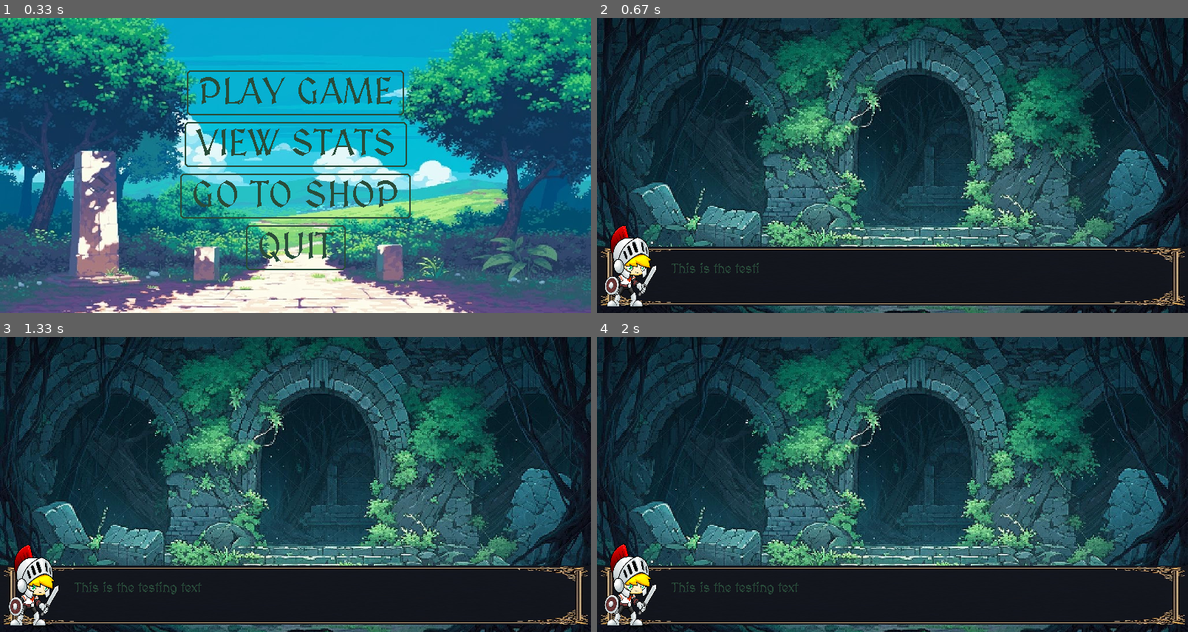
Above: before the commit, frames 1-4 (two rows, left to right).
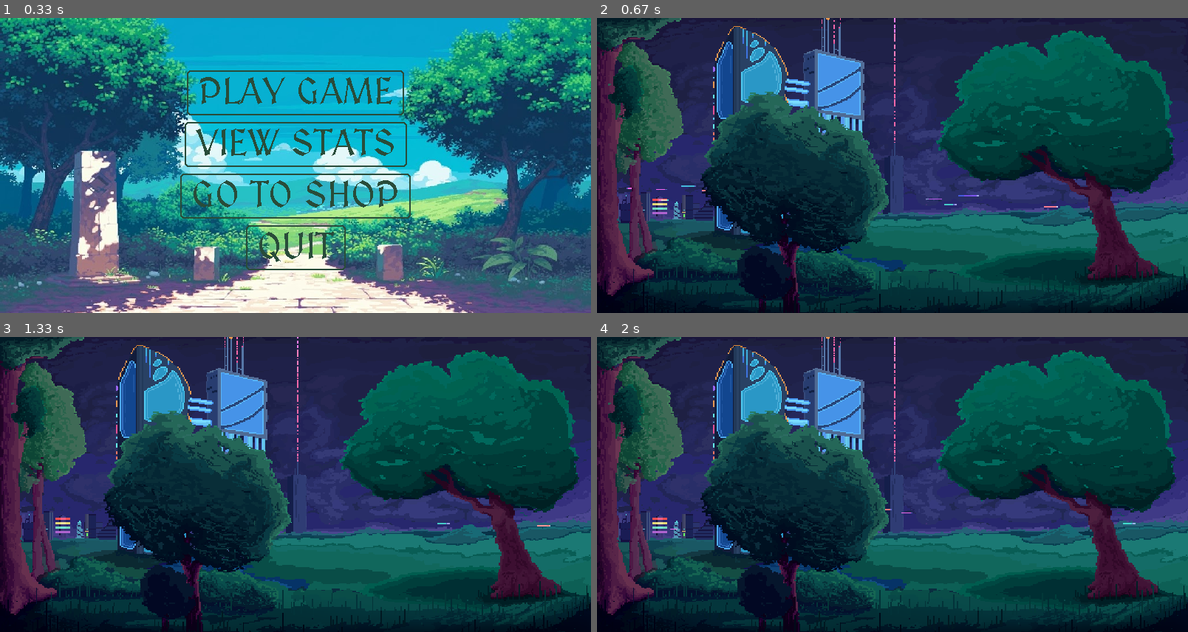
Above: after the commit, the same moments.

Repository: PBS-THE-NOOB/PyGame-First_Project
Game: pygame game, started from main.py
The game is run twice, just before and just after one commit, with the same random seed, the same clock (stepped at 60 frames per second) and the same inputs.
Inputs:
- Up to frame 1 (0.33 s): no input
- Up to frame 2 (0.67 s): click "PLAY GAME" at 0.38 s
- Up to frame 3 (1.33 s): no input
- Up to frame 4 (2 s): no input

Frame 1 is identical in both runs. In frame 2, 78% of the frame differs, in the area x 0-100%, y 0-100%; in frame 3, 78%; in frame 4, 78%.

Commit message:
Small change in Text Animation For better rendering

Diff:
--- a/game.py
+++ b/game.py
@@ -11,9 +11,9 @@
         self.Game_Enter_Background=pygame.transform.scale(pygame.image.load('Background/Game_Enter_Background.png').convert(),(800,400))
         self.player=Player()
         self.text_box_background = pygame.image.load('Background/Text_Box.png').convert()
-        self.text_font=pygame.font.Font('Fonts/Menu_Font/MedievalSharp-Regular.ttf',18)
-        self.text_state = ''
+        self.text_font=pygame.font.Font('Fonts/Menu_Font/MedievalSharp-Regular.ttf',30)
         self.Counter_Variable= 0
+
     def Entering_animation(self,screen):
         self.Entering_Surf_Intex += 0.6
         if self.Entering_Surf_Intex>=len(self.Entering_surf_list):
@@ -36,11 +36,11 @@
         screen.blit (text_box_surf,text_box_rect)
 
     def typing_animation(self,text:str, screen, top_left_location :tuple):
-        text_list = list(text)
-        if self.Counter_Variable< len(text_list):
-            self.text_state = self.text_state + text_list[int(self.Counter_Variable)]
+        text_state = ''
+        if self.Counter_Variable > len(text) : self.Counter_Variable = len(text)
+        else :
+            text_state = text[0:self.Counter_Variable]
             self.Counter_Variable += 1
-        text_surf = self.text_font.render(f'{self.text_state}',0,'#294C3A')
+        text_surf = self.text_font.render(f'{text_state}',0,'White')
         text_rect = text_surf.get_rect(topleft = top_left_location)
         screen.blit(text_surf,text_rect)
-    #do word wrapping next
--- a/main.py
+++ b/main.py
@@ -17,7 +17,7 @@
             exit()
         if state == 'menu':
             val = (menu.event_handeling(event))
-            if val == 'play': state = 'game_starts'
+            if val == 'play': state = 'intro'
     if state == 'menu':
         menu.draw(screen)
     elif state == 'intro':
